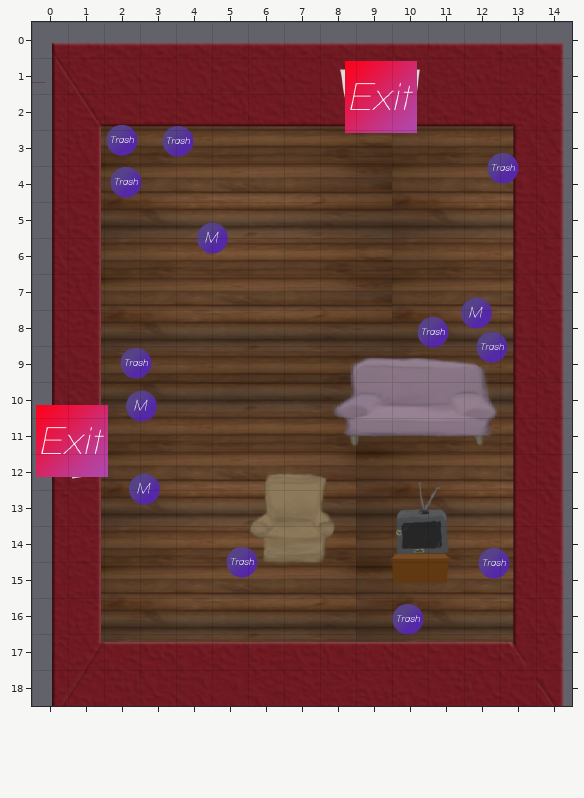
Tiled map: Tiled Maps/LivingRoom-Dirty.tmx. That is the earlier state.
Cells are 100x100 px. Shown: x 0..14, y 0..18.
The result:
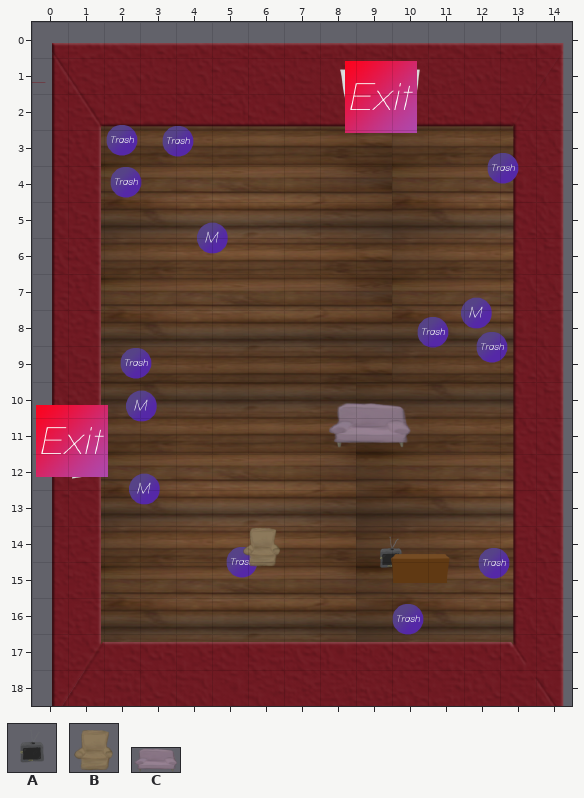
Key: from "TV": A 0; from "chair": B 0; from "couch_sheet": C 0.
Objects are placed by their top-left corner, in cells (3,4 is the top-left corner of cell 3,4); size is 1x1 cell unless given.
The exact change:
Layer "Furniture":
Object C at 8.1,9.3 size 5.1x2.6 becomes C at 8.1,10.5 size 2.6x1.3.
Object B at 5.8,12.2 size 3x3 becomes B at 5.8,13.9 size 1.3x1.3.
Object A at 9.3,12.4 size 3x3 becomes A at 9.3,14.1 size 1.3x1.3.
Pixel boxes of the changes (left, top, right, bottom) in both pictures:
changed: (329, 357, 498, 448)
changed: (239, 473, 335, 568)
changed: (380, 482, 449, 568)
